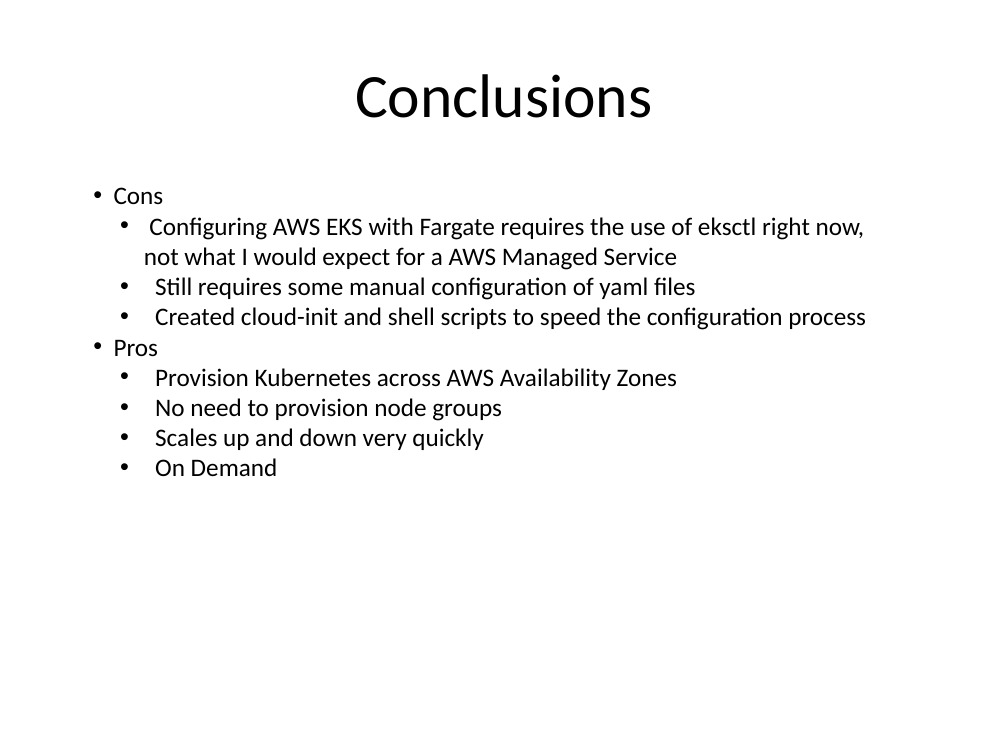
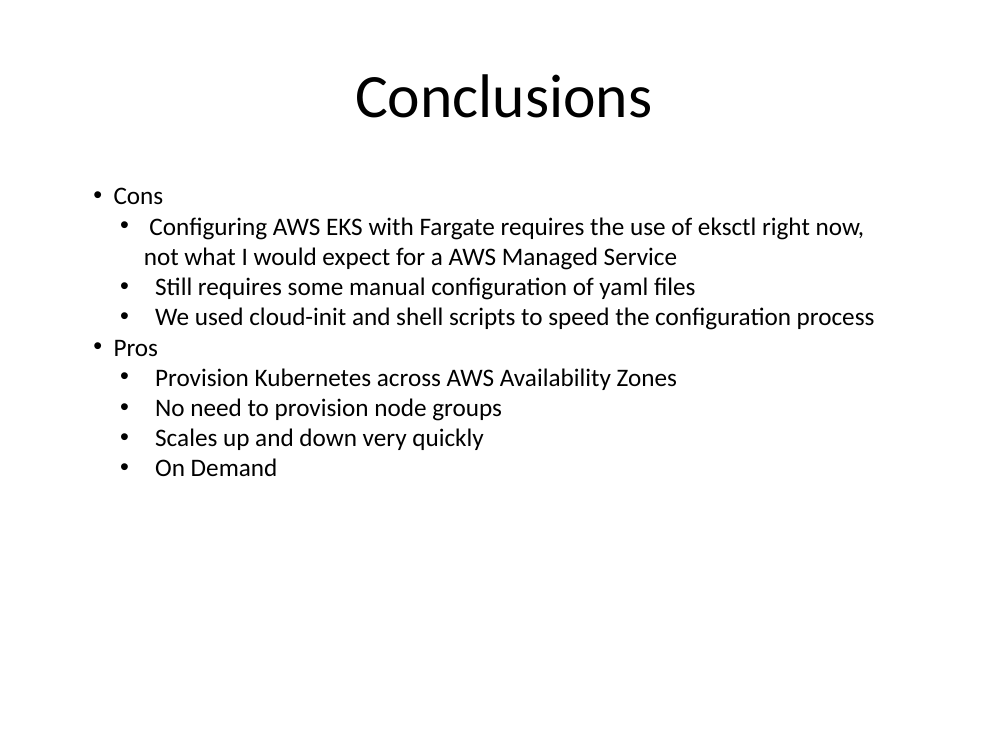
Before and after one commit to kskalvar/aws-eks-cluster-fargate-quickstart, a slide deck: slide 11 of slides/AWS-EKS-Cluster-Fargate-Quickstart.pptx. Drawn at 1008x756 pixels with LibreOffice and Linux fonts; fonts in the diff are those of the drawing; background and template pictures are left out. Boxes give left, top, right and bottom in pixels: in the first picture for what was removed or moved away, otherwise in the second. Text is boxed around its words. In the diff, an @@ line names an element or a change of style, - is before the commit and + after.

```diff
--- a/slides/AWS-EKS-Cluster-Fargate-Quickstart.pptx
+++ b/slides/AWS-EKS-Cluster-Fargate-Quickstart.pptx
@@ text at box(155, 307, 875, 330): text changed @@
-  • Created cloud-init and shell scripts to speed the configuration process
+  • We used cloud-init and shell scripts to speed the configuration process
```
Also in this commit, not shown: 3 other slides changed.
